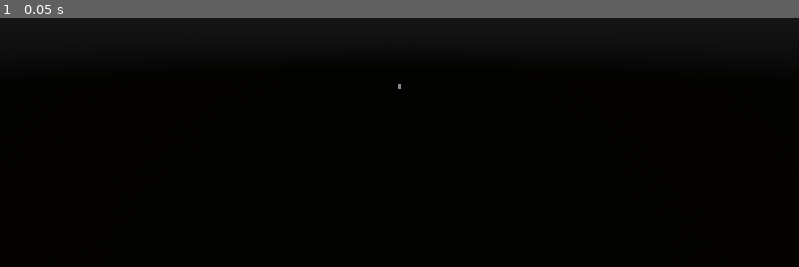
Above: before the commit, frame 1.
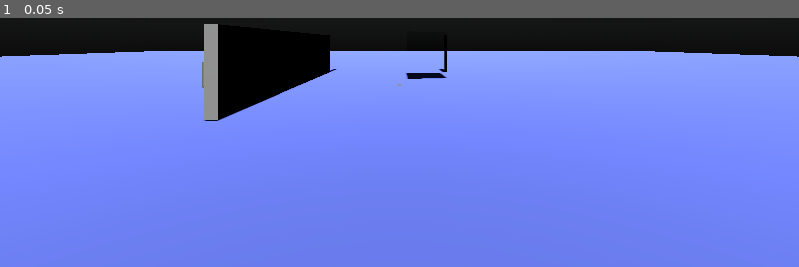
Above: after the commit, the same moment.

Repository: hpi-swa-lab/mp-2023-godot
Game: Godot game, scene res://scenes/shell.tscn
Two runs of this game, one before a commit and one after it. Both use one fixed random seed, a clock stepped at 60 frames per second and the inputs below.
Inputs:
- Up to frame 1 (0.05 s): no input

The runs differ from the first frame. In frame 1, 84% of the frame differs, in the area x 0-100%, y 2-100%.

Commit message:
WIP: Portal experiments

Diff:
--- a/project.godot
+++ b/project.godot
@@ -15,6 +15,10 @@
 config/features=PackedStringArray("4.0", "Forward Plus")
 config/icon="res://icon.svg"
 
+[autoload]
+
+g="*res://scripts/Global.gd"
+
 [xr]
 
 openxr/enabled=true
--- a/scenes/shell.tscn
+++ b/scenes/shell.tscn
@@ -1,13 +1,41 @@
-[gd_scene load_steps=8 format=3 uid="uid://lwffyffy5xgt"]
+[gd_scene load_steps=26 format=3 uid="uid://lwffyffy5xgt"]
 
 [ext_resource type="Script" path="res://scripts/root.gd" id="1_ktytr"]
 [ext_resource type="PackedScene" uid="uid://cpa41rxcvp3p1" path="res://scenes/room.tscn" id="2_keld2"]
+[ext_resource type="Shader" path="res://shaders/portal.gdshader" id="2_w871m"]
+[ext_resource type="Script" path="res://scripts/portal/stencil.gd" id="3_mfurk"]
+[ext_resource type="Shader" path="res://shaders/portalquad.gdshader" id="4_nnfny"]
+[ext_resource type="Script" path="res://scripts/portal/PortalQuad.gd" id="5_b0ukf"]
+[ext_resource type="Script" path="res://scripts/portal/Portal.gd" id="5_rfyrm"]
 
 [sub_resource type="BoxMesh" id="BoxMesh_vwd4b"]
 size = Vector3(0.146, 0.2, 0.094)
 
 [sub_resource type="BoxShape3D" id="BoxShape3D_3ism3"]
 size = Vector3(0.144797, 0.173822, 0.0957065)
+
+[sub_resource type="ViewportTexture" id="ViewportTexture_h1jbq"]
+viewport_path = NodePath("XROrigin3D/StencilViewport")
+
+[sub_resource type="ShaderMaterial" id="ShaderMaterial_s33kh"]
+resource_local_to_scene = true
+shader = ExtResource("2_w871m")
+shader_parameter/stencil_tex = SubResource("ViewportTexture_h1jbq")
+
+[sub_resource type="ViewportTexture" id="ViewportTexture_ak3ci"]
+viewport_path = NodePath("XROrigin3D/PortalViewport")
+
+[sub_resource type="Environment" id="Environment_jwqkd"]
+background_mode = 1
+
+[sub_resource type="ShaderMaterial" id="ShaderMaterial_nlfh3"]
+resource_local_to_scene = true
+render_priority = 0
+shader = ExtResource("4_nnfny")
+
+[sub_resource type="QuadMesh" id="QuadMesh_ibljn"]
+material = SubResource("ShaderMaterial_nlfh3")
+size = Vector2(2, 2)
 
 [sub_resource type="PhysicalSkyMaterial" id="PhysicalSkyMaterial_0rulv"]
 
@@ -18,6 +46,25 @@
 background_mode = 2
 sky = SubResource("Sky_3nj16")
 
+[sub_resource type="PlaneMesh" id="PlaneMesh_gk3ef"]
+size = Vector2(100, 100)
+
+[sub_resource type="StandardMaterial3D" id="StandardMaterial3D_pufdp"]
+albedo_color = Color(0.478431, 0.54902, 1, 1)
+
+[sub_resource type="BoxMesh" id="BoxMesh_3wweg"]
+size = Vector3(0.315, 2.137, 10.436)
+
+[sub_resource type="CylinderMesh" id="CylinderMesh_4nch7"]
+
+[sub_resource type="SphereMesh" id="SphereMesh_krp2n"]
+
+[sub_resource type="StandardMaterial3D" id="StandardMaterial3D_0rno8"]
+shading_mode = 0
+
+[sub_resource type="SphereMesh" id="SphereMesh_b8ma2"]
+flip_faces = true
+
 [node name="Shell" type="Node3D"]
 script = ExtResource("1_ktytr")
 
@@ -25,6 +72,8 @@
 
 [node name="XRCamera3D" type="XRCamera3D" parent="XROrigin3D"]
 transform = Transform3D(1, 0, 0, 0, 1, 0, 0, 0, 1, 0, 1.76039, 11.7752)
+cull_mask = 1048559
+current = true
 
 [node name="Left Hand" type="XRController3D" parent="XROrigin3D"]
 tracker = &"left_hand"
@@ -44,10 +93,95 @@
 [node name="CollisionShape3D" type="CollisionShape3D" parent="XROrigin3D/Right Hand/Area3D"]
 shape = SubResource("BoxShape3D_3ism3")
 
+[node name="TextureRect" type="TextureRect" parent="XROrigin3D"]
+visible = false
+material = SubResource("ShaderMaterial_s33kh")
+anchors_preset = 15
+anchor_right = 1.0
+anchor_bottom = 1.0
+offset_top = -4.0
+offset_right = 3709.0
+offset_bottom = 2828.0
+grow_horizontal = 2
+grow_vertical = 2
+texture = SubResource("ViewportTexture_ak3ci")
+
+[node name="PortalViewport" type="SubViewport" parent="XROrigin3D"]
+size = Vector2i(2880, 1600)
+size_2d_override = Vector2i(2880, 1600)
+render_target_update_mode = 4
+
+[node name="XROrigin3D" type="XROrigin3D" parent="XROrigin3D/PortalViewport"]
+
+[node name="Portal Camera" type="XRCamera3D" parent="XROrigin3D/PortalViewport/XROrigin3D"]
+transform = Transform3D(1, 0, 0, 0, 1, 0, 0, 0, 1, -7.38557, 0.877186, 3.53006)
+cull_mask = 1048559
+current = true
+
+[node name="StencilViewport" type="SubViewport" parent="XROrigin3D"]
+size_2d_override = Vector2i(512, 512)
+render_target_update_mode = 4
+
+[node name="Stencil Camera" type="Camera3D" parent="XROrigin3D/StencilViewport"]
+transform = Transform3D(1, 0, 0, 0, 1, 0, 0, 0, 1, 0, 2.49768, 0)
+cull_mask = 16
+environment = SubResource("Environment_jwqkd")
+current = true
+script = ExtResource("3_mfurk")
+main_cam_path = NodePath("../../XRCamera3D")
+
+[node name="PortalQuad" type="MeshInstance3D" parent="XROrigin3D"]
+transform = Transform3D(0.985452, 0, 0.169951, 0, 1, 0, -0.169951, 0, 0.985452, 1.33762, 1.2904, -2.43876)
+mesh = SubResource("QuadMesh_ibljn")
+script = ExtResource("5_b0ukf")
+viewport = NodePath("../PortalViewport")
+
 [node name="WorldEnvironment" type="WorldEnvironment" parent="."]
 environment = SubResource("Environment_fi6uc")
 
 [node name="DirectionalLight3D" type="DirectionalLight3D" parent="."]
 transform = Transform3D(1, 0, 0, 0, 0.797868, 0.602832, 0, -0.602832, 0.797868, 0, 22.4567, -62.4577)
+light_cull_mask = 4293918721
+shadow_enabled = true
 
 [node name="Email Room" parent="." instance=ExtResource("2_keld2")]
+
+[node name="Room" parent="." instance=ExtResource("2_keld2")]
+
+[node name="MeshInstance3D" type="MeshInstance3D" parent="Room"]
+mesh = SubResource("PlaneMesh_gk3ef")
+surface_material_override/0 = SubResource("StandardMaterial3D_pufdp")
+
+[node name="MeshInstance3D2" type="MeshInstance3D" parent="Room"]
+transform = Transform3D(1, 0, 0, 0, 1, 0, 0, 0, 1, -4.22282, 1.09872, 0)
+mesh = SubResource("BoxMesh_3wweg")
+
+[node name="MeshInstance3D3" type="MeshInstance3D" parent="Room"]
+transform = Transform3D(1, 0, 0, 0, 1, 0, 0, 0, 1, -7.32623, 0, 0)
+mesh = SubResource("CylinderMesh_4nch7")
+
+[node name="Portal" type="MeshInstance3D" parent="."]
+transform = Transform3D(1, 0, 0, 0, 1, 0, 0, 0, 1, 0, 1.65318, -2.58886)
+layers = 16
+mesh = SubResource("SphereMesh_krp2n")
+surface_material_override/0 = SubResource("StandardMaterial3D_0rno8")
+script = ExtResource("5_rfyrm")
+current = true
+other_portal_path = NodePath("../Portal2")
+
+[node name="Inside" type="MeshInstance3D" parent="Portal"]
+layers = 16
+mesh = SubResource("SphereMesh_b8ma2")
+skeleton = NodePath("../..")
+surface_material_override/0 = SubResource("StandardMaterial3D_0rno8")
+
+[node name="PortalHelper" type="Node3D" parent="Portal"]
+
+[node name="Portal2" type="MeshInstance3D" parent="."]
+transform = Transform3D(1, 0, 0, 0, 1, 0, 0, 0, 1, -7.02666, 1.65318, -2.58886)
+layers = 16
+mesh = SubResource("SphereMesh_krp2n")
+surface_material_override/0 = SubResource("StandardMaterial3D_0rno8")
+script = ExtResource("5_rfyrm")
+
+[node name="PortalHelper" type="Node3D" parent="Portal2"]
--- /dev/null
+++ b/scripts/Global.gd
@@ -0,0 +1,12 @@
+extends Node
+
+var portal_camera: Camera3D
+
+# Called when the node enters the scene tree for the first time.
+func _ready():
+	pass # Replace with function body.
+
+
+# Called every frame. 'delta' is the elapsed time since the previous frame.
+func _process(delta):
+	pass
--- /dev/null
+++ b/scripts/portal/Portal.gd
@@ -0,0 +1,35 @@
+extends MeshInstance3D
+
+class_name CamPortal
+
+@export var current = false
+@export var other_portal_path: NodePath
+
+var other_portal: CamPortal = null
+var helper: Node3D
+
+# Called when the node enters the scene tree for the first time.
+func _ready():
+	helper = $PortalHelper
+	if not other_portal_path.is_empty():
+		other_portal = get_node(other_portal_path)
+	if current:
+		$Inside.visible = true
+
+
+# Called every frame. 'delta' is the elapsed time since the previous frame.
+func _process(delta):
+	if current:
+		var main_cam = get_viewport().get_camera_3d()
+		helper.global_transform = main_cam.global_transform
+		other_portal.helper.transform = helper.transform
+		g.portal_camera.global_transform = other_portal.helper.global_transform
+		var diff = global_transform.origin - main_cam.global_transform.origin
+		var angle = main_cam.global_transform.basis.z.angle_to(diff)
+		var near_plane = helper.transform.origin.length()*abs(cos(angle))
+		g.portal_camera.near = max(0.1, near_plane-4.2)
+		if not visible:
+			visible = true
+	else:
+		if visible:
+			visible = false
--- /dev/null
+++ b/scripts/portal/PortalQuad.gd
@@ -0,0 +1,13 @@
+extends MeshInstance3D
+
+@export var viewport: NodePath;
+@onready var _viewport = get_node(viewport)
+
+func _ready():
+	var m: ShaderMaterial = mesh.surface_get_material(0);
+	m.set_shader_parameter("viewport_texture", _viewport.get_texture())
+
+
+# Called every frame. 'delta' is the elapsed time since the previous frame.
+func _process(delta):
+	pass
--- /dev/null
+++ b/scripts/portal/stencil.gd
@@ -0,0 +1,14 @@
+extends Camera3D
+
+@export var main_cam_path: NodePath
+
+var main_cam: Camera3D
+
+# Called when the node enters the scene tree for the first time.
+func _ready():
+	main_cam = get_node(main_cam_path)
+
+
+# Called every frame. 'delta' is the elapsed time since the previous frame.
+func _process(delta):
+	global_transform = main_cam.global_transform
--- a/scripts/root.gd
+++ b/scripts/root.gd
@@ -8,6 +8,7 @@
 		var vp: Viewport = get_viewport()
 		vp.use_xr = true
 	right_hand.button_pressed.connect(open_room)
+	g.portal_camera = $"XROrigin3D/PortalViewport/XROrigin3D/Portal Camera"
 
 
 
--- /dev/null
+++ b/shaders/portal.gdshader
@@ -0,0 +1,10 @@
+shader_type canvas_item;
+
+uniform sampler2D stencil_tex;
+
+void fragment() {
+	//vec2 uv = UV - 0.5;
+	//float dist = sqrt(uv.x * uv.x + uv.y * uv.y);
+	//COLOR.a = smoothstep(0.5, 0.4, dist);
+	COLOR.a = texture(stencil_tex, UV).g;
+}
--- /dev/null
+++ b/shaders/portalquad.gdshader
@@ -0,0 +1,9 @@
+shader_type spatial;
+render_mode unshaded;
+
+uniform sampler2D viewport_texture;
+
+void fragment() {
+	vec4 n_out4p0 = texture(viewport_texture, SCREEN_UV);
+	ALBEDO = vec3(n_out4p0.xyz);
+}
